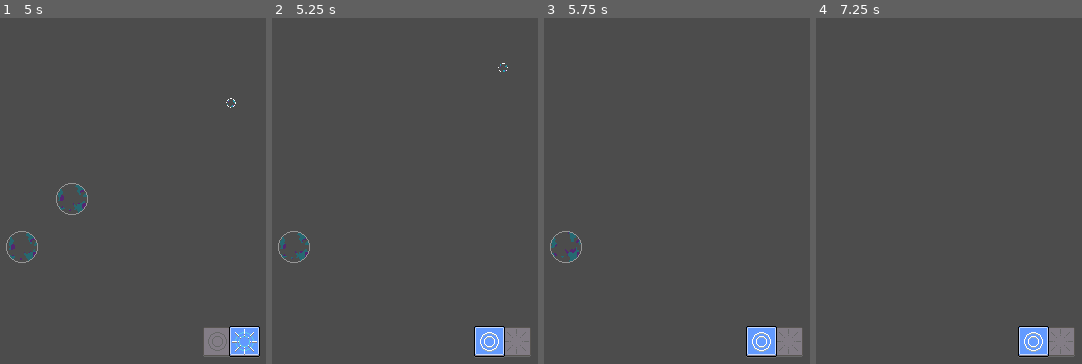
Above: before the commit, frames 1-4 (left to right).
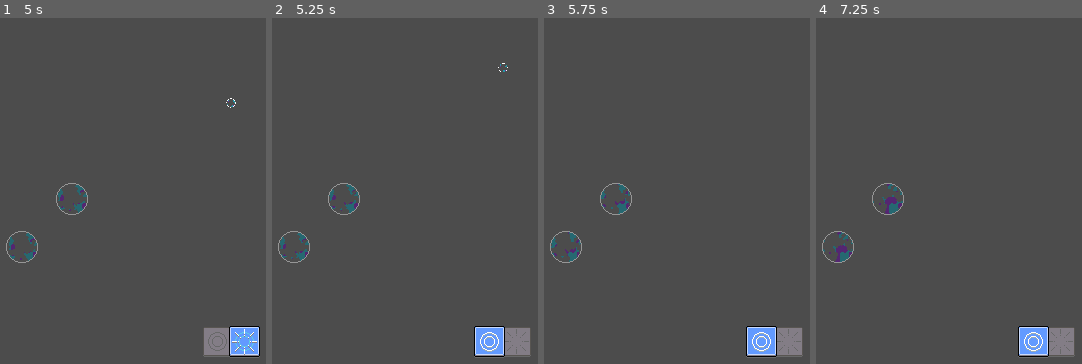
Above: after the commit, the same moments.

Repository: RudyMis/Bubbles
Game: Godot game, scene res://scenes/levels/Level.tscn
Same seed, same stepped clock (60 frames per second), same inputs: the game is played once before the commit and once after it.
Inputs (mouse positions are in pixels of both pictures, inside the frame that each line leads up to):
- Up to frame 1 (5 s): click (231, 197) at 0.5 s; click (231, 343) at 1.25 s; click (231, 343) at 2 s; click (231, 197) at 2.75 s; click (231, 197) at 3.5 s; click (231, 343) at 4.25 s
- Up to frame 2 (5.25 s): tap Enter at 5 s; move the mouse to (343, 197) at 5.02 s; press the mouse at (343, 197) at 5.03 s
- Up to frame 3 (5.75 s): no input
- Up to frame 4 (7.25 s): tap Space at 5.75 s; move the mouse to (837, 246) at 5.77 s; release the mouse at (837, 246) at 5.78 s; click (837, 246) at 5.85 s; tap Enter at 6.5 s; move the mouse to (outside the picture) at 6.52 s; press the mouse at (outside the picture) at 6.53 s

Frame 1 is identical in both runs. In frame 2, 0.3% of the frame differs, in the area x 21-34%, y 47-57%; in frame 3, 0.3%; in frame 4, 0.8%, in the area x 2-34%, y 47-71%.

Commit message:
Statyczne bąbelki nie mogą pęknąć

Diff:
--- a/scenes/bubbles/StaticBubble.tscn
+++ b/scenes/bubbles/StaticBubble.tscn
@@ -7,6 +7,7 @@
 radius = 15.6432
 
 [node name="Bubble" instance=ExtResource( 1 )]
+input_pickable = false
 mode = 1
 physics_material_override = null
 gravity_scale = 0.0
